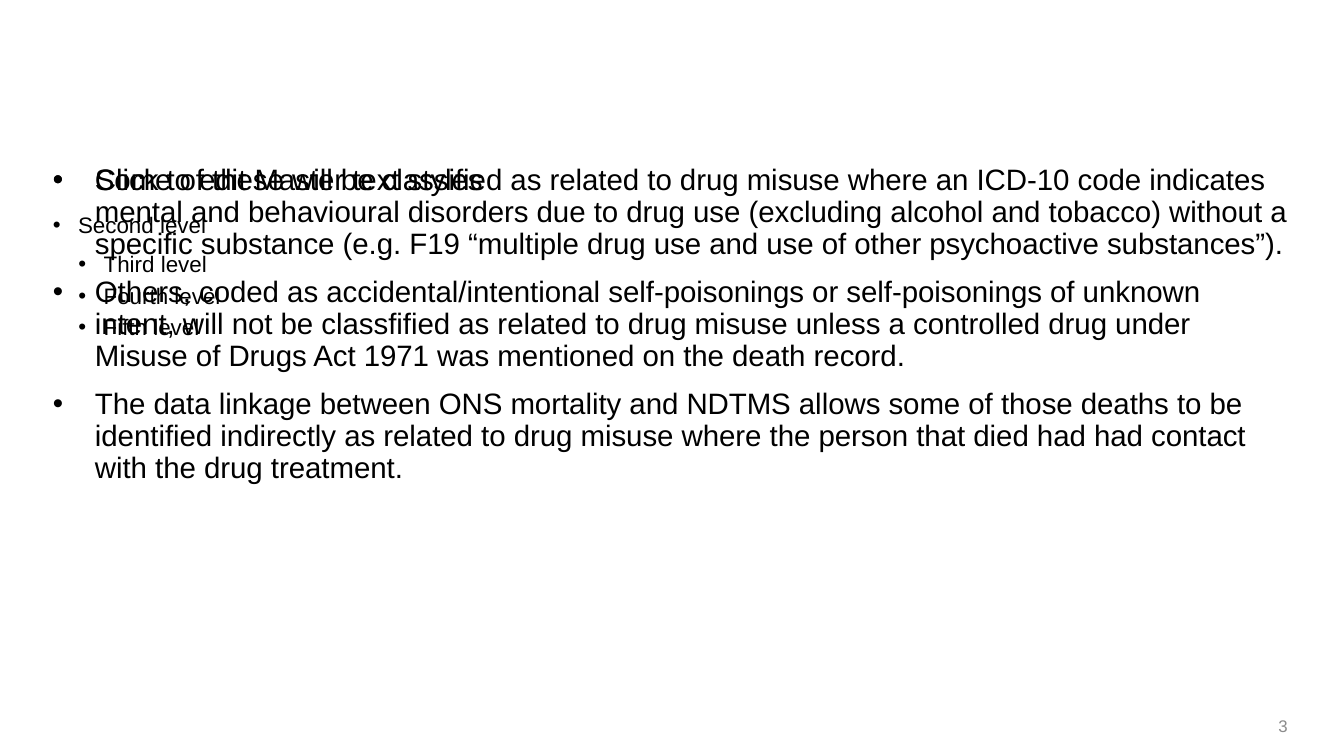
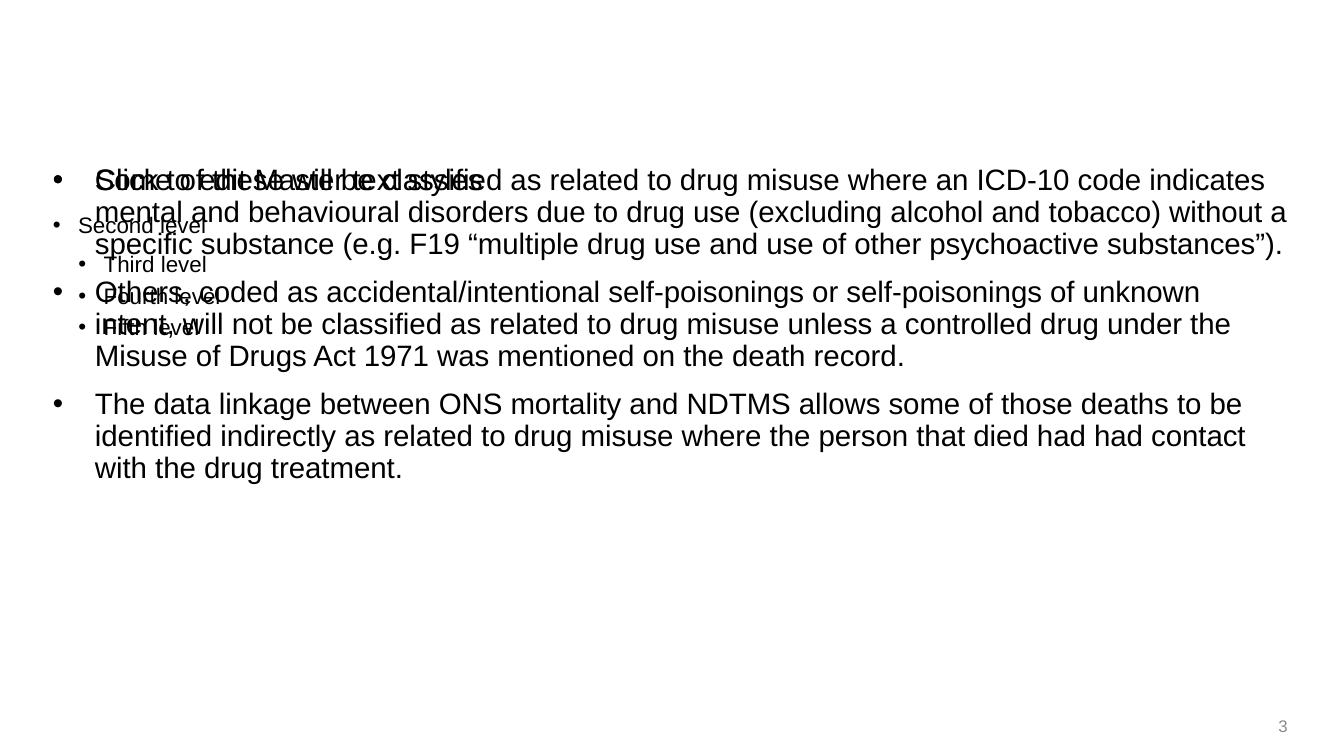
Before and after one commit to sandyknight/mortality-and-substance-use, a slide deck: slide 3 of ppt_output.pptx. Drawn at 1344x756 pixels with LibreOffice and Linux fonts; fonts in the diff are those of the drawing; background and template pictures are left out. Boxes give left, top, right and bottom in pixels: in the first picture for what was removed or moved away, otherwise in the second. Text is boxed around its words. In the diff, an @@ line names an element or a change of style, - is before the commit and + after.

```diff
--- a/ppt_output.pptx
+++ b/ppt_output.pptx
@@ text at (x1=95, y1=280, x2=1231, y2=372): text changed @@
-• Others, coded as accidental/intentional self-poisonings or self-poisonings of unknown intent, will not be classfified as related to drug misuse unless a controlled drug under Misuse of Drugs Act 1971 was mentioned on the death record.
+• Others, coded as accidental/intentional self-poisonings or self-poisonings of unknown intent, will not be classified as related to drug misuse unless a controlled drug under the Misuse of Drugs Act 1971 was mentioned on the death record.
```
Also in this commit, not shown: 2 other slides changed, 1 slide added, 2 slides removed, 27 other files.
